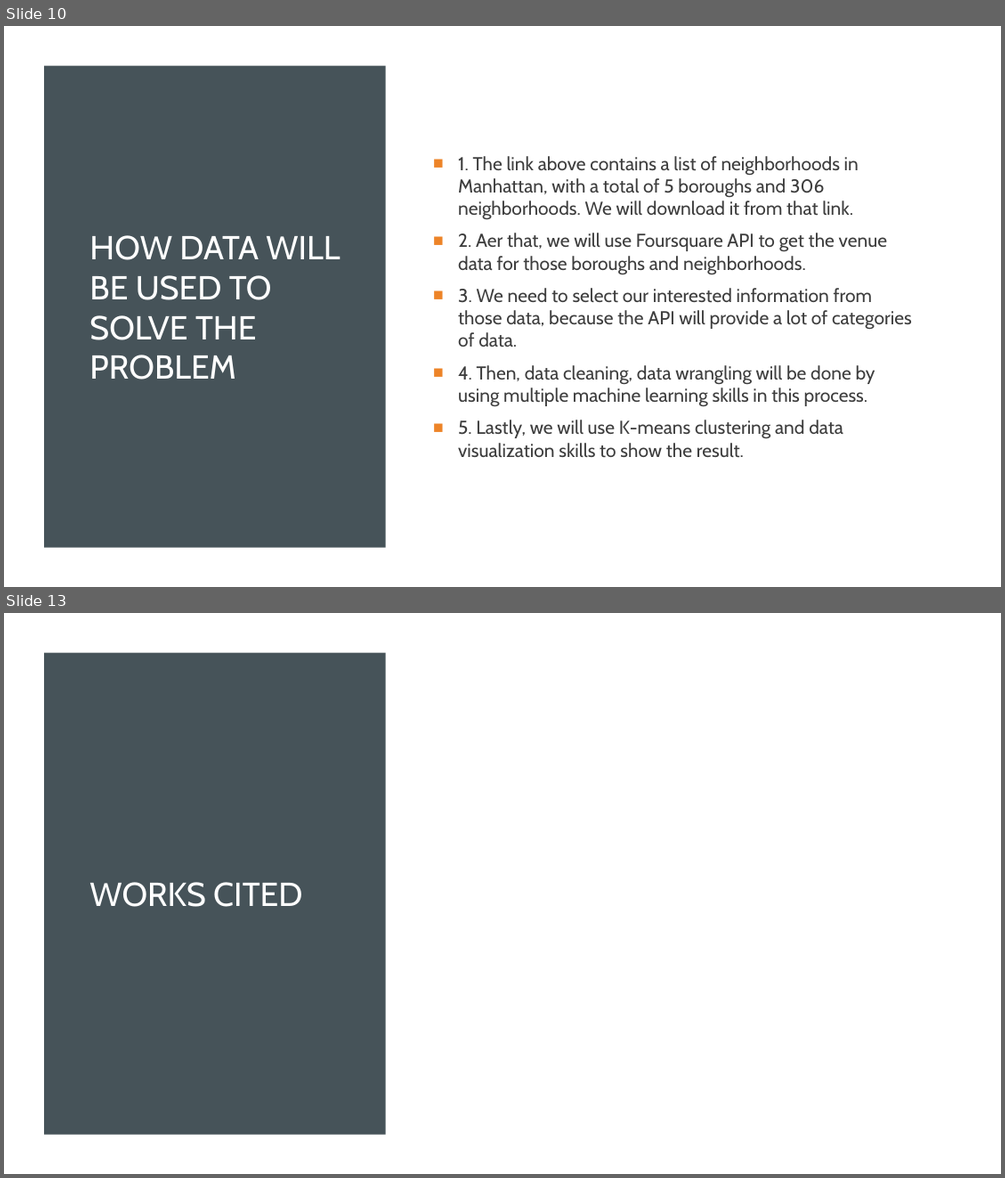
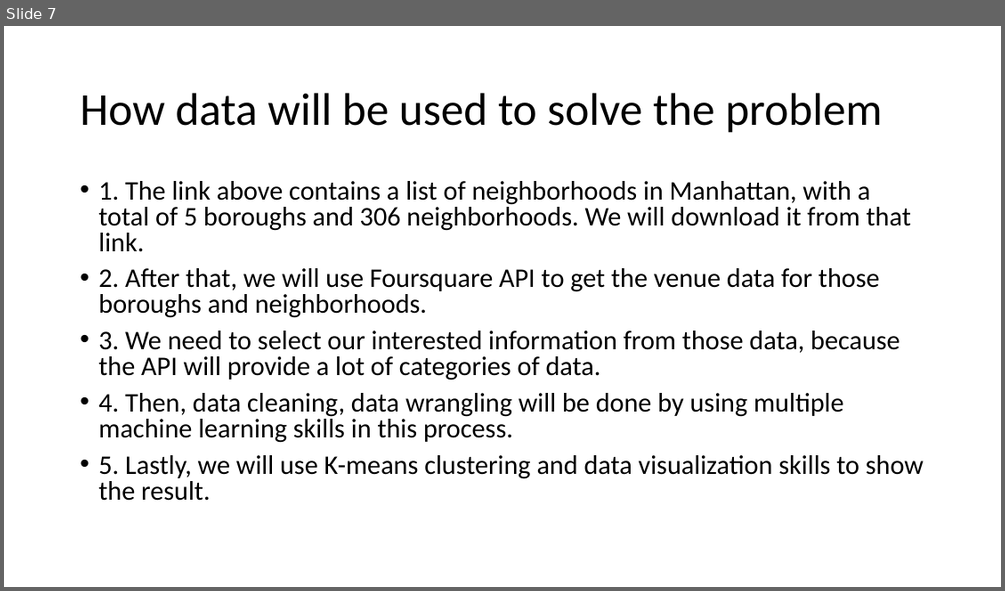
Before and after one commit to Hughli3/Coursera_Capstone, a slide deck: Week4 & 5/Final ppt.pptx. Shown one above the other, each under a label of ours: slides 10 and 13 before the commit, slide 7 after it; the slides between them are not shown. The pictures are 1005x1178 and 1005x591 pixels, drawn with LibreOffice and Linux fonts; fonts in the diff are those of the drawing. Boxes give left, top, right and bottom in pixels: in the first picture for what was removed or moved away, otherwise in the second. Text is boxed around its words. In the diff, an @@ line names an element or a change of style, - is before the commit and + after.

```diff
--- a/Week4 & 5/Final ppt.pptx
+++ b/Week4 & 5/Final ppt.pptx
@@ slide 13 removed at bbox=[4, 613, 1001, 1174], background #FFFFFF @@
@@ rectangle removed at bbox=[4, 613, 1001, 1174] @@
@@ rectangle removed at bbox=[44, 653, 386, 1135] @@
@@ title removed at bbox=[89, 882, 302, 907] @@
-WORKS CITED
@@ what was slide 10 is now slide 7 @@
@@ slide 7 changed as well @@
@@ rectangle removed at bbox=[4, 26, 1001, 587] @@
@@ rectangle removed at bbox=[44, 66, 386, 548] @@
@@ title at bbox=[80, 93, 882, 133]: text changed; size 32 to 44 pt; font Cabin to Calibri; text colour #FFFFFF to #000000 @@
-HOW DATA WILL BE USED TO SOLVE THE PROBLEM
+How data will be used to solve the problem
@@ text "1. The link above contains ...": place and size @@
-text "1. The link above contains ..." at bbox=[458, 156, 912, 457]
+text "1. The link above contains ..." at bbox=[98, 181, 923, 500]
@@ text "1. The link above contains ..." at bbox=[98, 181, 923, 500]: vertical alignment middle to top @@
@@ text at bbox=[98, 181, 923, 500]: size 18 to 25.9 pt, font Cabin to Calibri, text colour #3D3D3D to #000000 in "1. The link above contains a list ...", "3. We need to select our interested ...", "4. Then, data cleaning, data wrangling will ...", "5. Lastly, we will use K-means clustering ..."; bullet ■ to •; line spacing 1 to 0.8 @@
@@ text at bbox=[98, 268, 880, 318]: text changed; size 18 to 25.9 pt; font Cabin to Calibri; text colour #3D3D3D to #000000 @@
-■ 2. Aer that, we will use Foursquare API to get the venue data for those boroughs and neighborhoods.
+• 2. After that, we will use Foursquare API to get the venue data for those boroughs and neighborhoods.
```
Also in this commit, not shown: 8 other slides changed, 4 slides added, 4 other slides removed, 1 other file.
